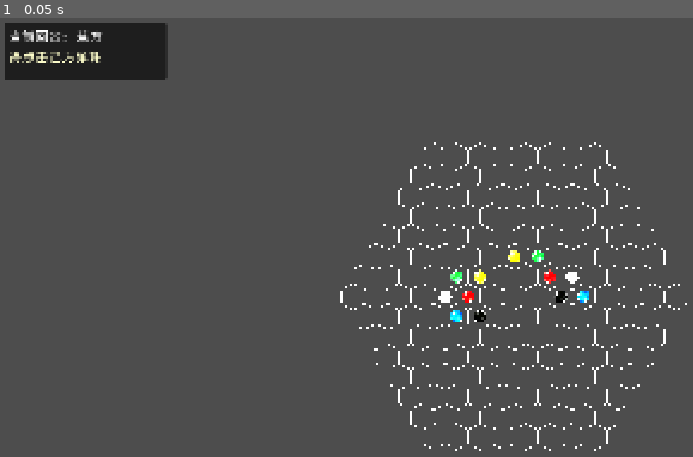
Above: before the commit, frame 1.
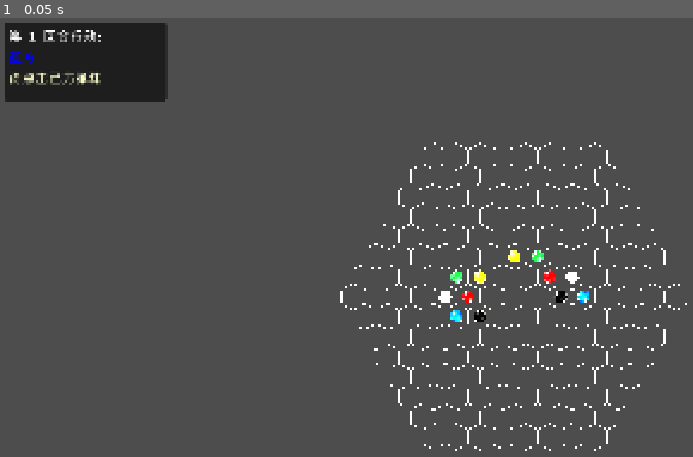
Above: after the commit, the same moment.

Repository: HoshimiyaMukuro499/AfternoonAlgebra
Game: Godot game, scene res://main.tscn
Two runs of this game, one before a commit and one after it. Both use one fixed random seed, a clock stepped at 60 frames per second and the inputs below.
Inputs:
- Up to frame 1 (0.05 s): no input

The runs differ from the first frame. In frame 1, 1.7% of the frame differs, in the area x 0-25%, y 2-20%.

Commit message:
feat: 将UI显示改为三行并添加阵营颜色标签
Co-authored-by: aider (deepseek/deepseek-chat) <aider@aider.chat>

Diff:
--- a/Afternoon_algebra/coding/UI/UI.gd
+++ b/Afternoon_algebra/coding/UI/UI.gd
@@ -3,6 +3,7 @@
 var turn_label: Label
 var message_label: Label
 var background_panel: Panel
+var team_label: Label
 
 func _ready():
 	# 创建UI结构
@@ -32,7 +33,7 @@
 	container.offset_left = 10
 	container.offset_top = 10
 	container.offset_right = 400
-	container.offset_bottom = 150
+	container.offset_bottom = 200
 	add_child(container)
 
 	# 创建背景面板（填充容器）
@@ -71,6 +72,23 @@
 	turn_label.vertical_alignment = VERTICAL_ALIGNMENT_CENTER
 	container.add_child(turn_label)
 
+	# 创建阵营标签
+	team_label = Label.new()
+	team_label.name = "TeamLabel"
+	team_label.anchor_left = 0.0
+	team_label.anchor_top = 0.0
+	team_label.anchor_right = 1.0
+	team_label.anchor_bottom = 0.0
+	team_label.offset_left = 10
+	team_label.offset_top = 60
+	team_label.offset_right = -10
+	team_label.offset_bottom = 100
+	team_label.add_theme_font_override("font", custom_font)
+	team_label.add_theme_font_size_override("font_size", 32)
+	team_label.horizontal_alignment = HORIZONTAL_ALIGNMENT_LEFT
+	team_label.vertical_alignment = VERTICAL_ALIGNMENT_CENTER
+	container.add_child(team_label)
+
 	# 创建消息标签
 	message_label = Label.new()
 	message_label.name = "MessageLabel"
@@ -79,7 +97,7 @@
 	message_label.anchor_right = 1.0
 	message_label.anchor_bottom = 0.0
 	message_label.offset_left = 10
-	message_label.offset_top = 60
+	message_label.offset_top = 110
 	message_label.offset_right = -10
 	message_label.offset_bottom = -10
 	message_label.add_theme_font_override("font", custom_font)
@@ -109,14 +127,19 @@
 		push_error("UI.gd: message_label 为 null，无法更新消息")
 
 func update_turn_display(gm: GameManager):
-	if not turn_label:
+	if not turn_label or not team_label:
 		return
 	var team_name = ""
+	var team_color = Color.WHITE
 	if gm.current_team == MarbleConst.Camp.RED:
 		team_name = "红方"
+		team_color = Color.RED
 	else:
 		team_name = "蓝方"
-	turn_label.text = "当前回合: " + team_name
+		team_color = Color.BLUE
+	turn_label.text = "第 %d 回合行动：" % gm.turn_number
+	team_label.text = team_name
+	team_label.add_theme_color_override("font_color", team_color)
 
 func _on_state_changed(new_state):
 	if not message_label:
